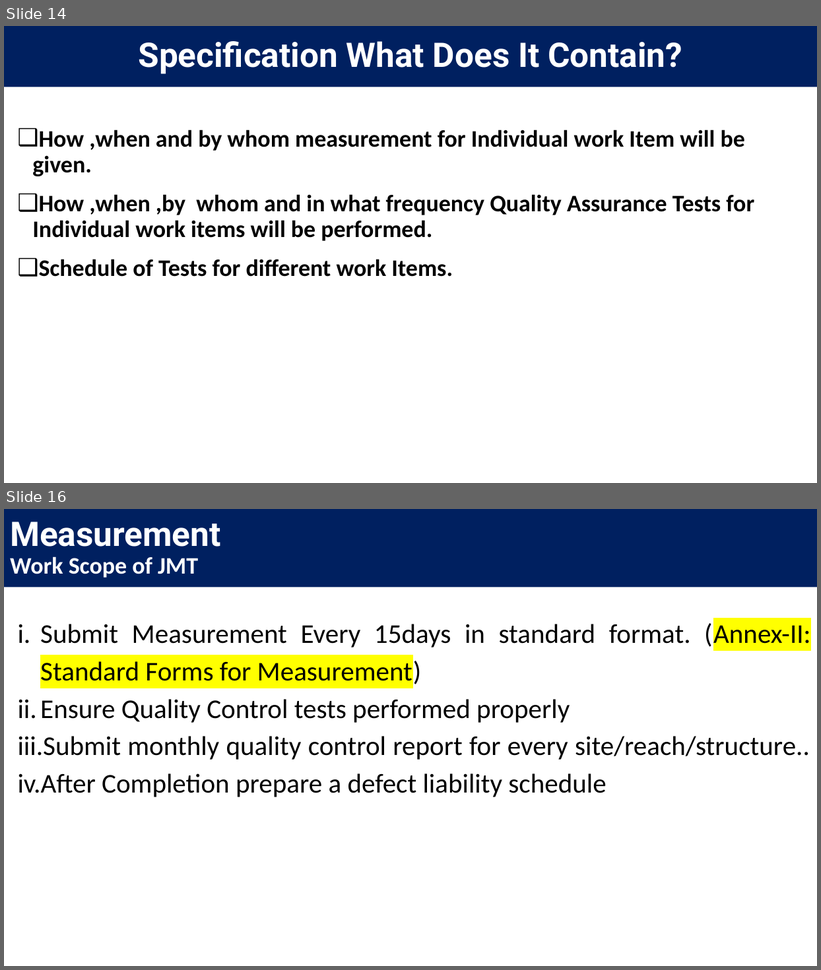
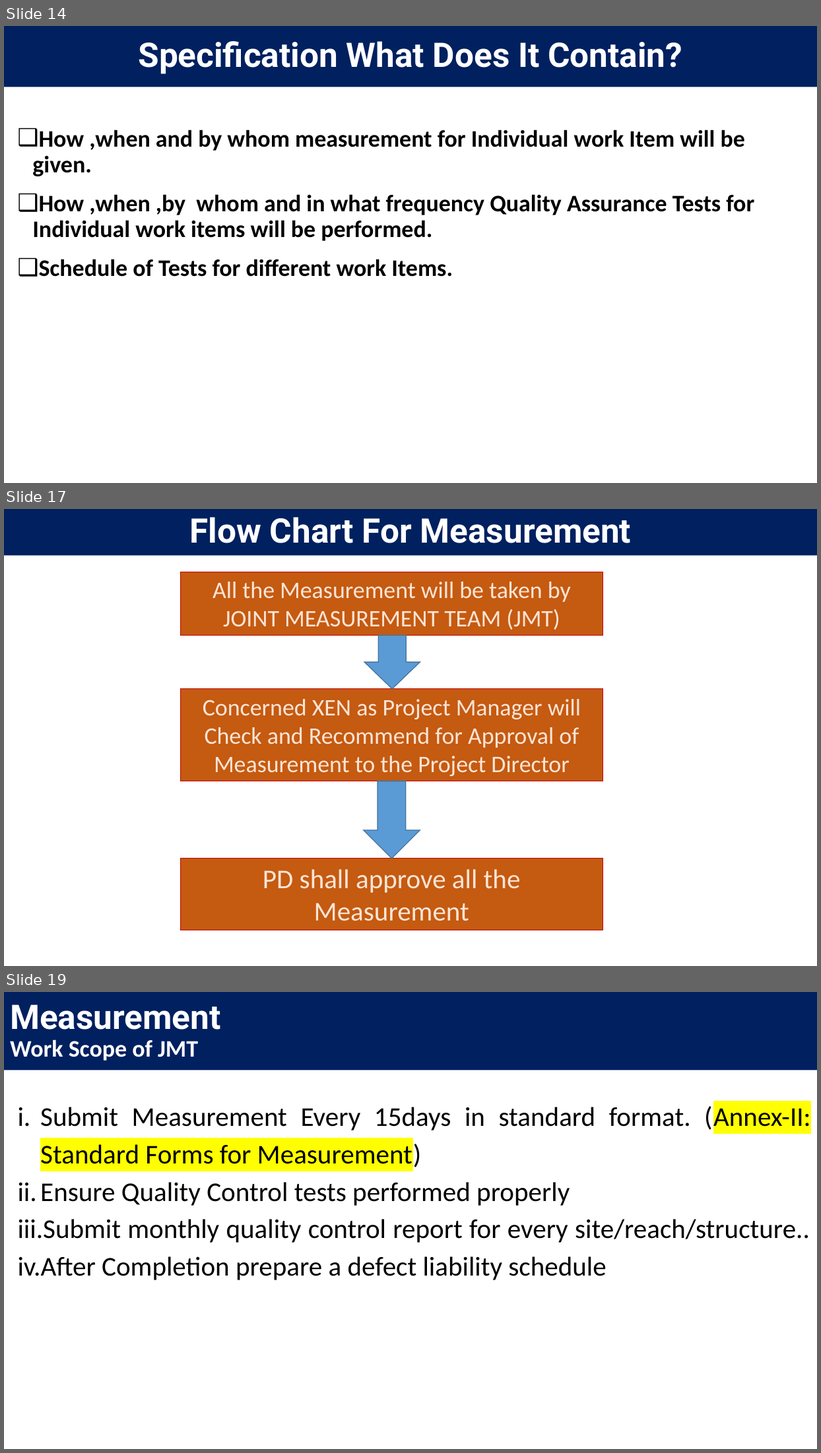
Before and after one commit to jakariapervez/cmis6, a slide deck: Civilworks cost/Expenditure Preparations/SPEC_24_11_2020/Follow UP on JICA Meeting and Actions Required To be Taken with test.pptx. Shown one above the other, each under a label of ours: slides 14 and 16 before the commit, slides 14, 17 and 19 after it; the slides between them are not shown. The pictures are 821x970 and 821x1453 pixels, drawn with LibreOffice and Linux fonts; fonts in the diff are those of the drawing; background and template pictures are left out. Boxes give left, top, right and bottom in pixels: in the first picture for what was removed or moved away, otherwise in the second. Text is boxed around its words. In the diff, an @@ line names an element or a change of style, - is before the commit and + after.

```diff
--- a/Civilworks cost/Expenditure Preparations/SPEC_24_11_2020/Follow UP on JICA Meeting and Actions Required To be Taken with test.pptx
+++ b/Civilworks cost/Expenditure Preparations/SPEC_24_11_2020/Follow UP on JICA Meeting and Actions Required To be Taken with test.pptx
@@ slide 17 added at <box>4,509,817,966</box>, background picture (left out) @@
@@ title added at <box>4,509,817,555</box>, fill #002060, 40 pt, text #FFFFFF, bold @@
+Flow Chart For Measurement
@@ rectangle added at <box>181,572,604,635</box>, fill #C55A11, outline #C00000 0.75 pt, 28 pt, text #FBE5D6 @@
+All the Measurement will be taken by JOINT MEASUREMENT TEAM (JMT)
@@ down arrow added at <box>364,635,420,689</box>, fill #5B9BD5, outline #43739E 1 pt @@
@@ rectangle added at <box>181,689,604,781</box>, fill #C55A11, outline #C00000 0.75 pt, 28 pt, text #FBE5D6 @@
+Concerned XEN as Project Manager will Check and Recommend for Approval of Measurement to the Project Director
@@ down arrow added at <box>364,782,420,859</box>, fill #5B9BD5, outline #43739E 1 pt @@
@@ rectangle added at <box>181,859,604,931</box>, fill #C55A11, outline #C00000 0.75 pt, 32 pt, text #FBE5D6 @@
+PD shall approve all the Measurement
@@ what was slide 16 is now slide 19 @@
```
Also in this commit, not shown: 5 slides changed, 2 other slides added, 6 other files.
